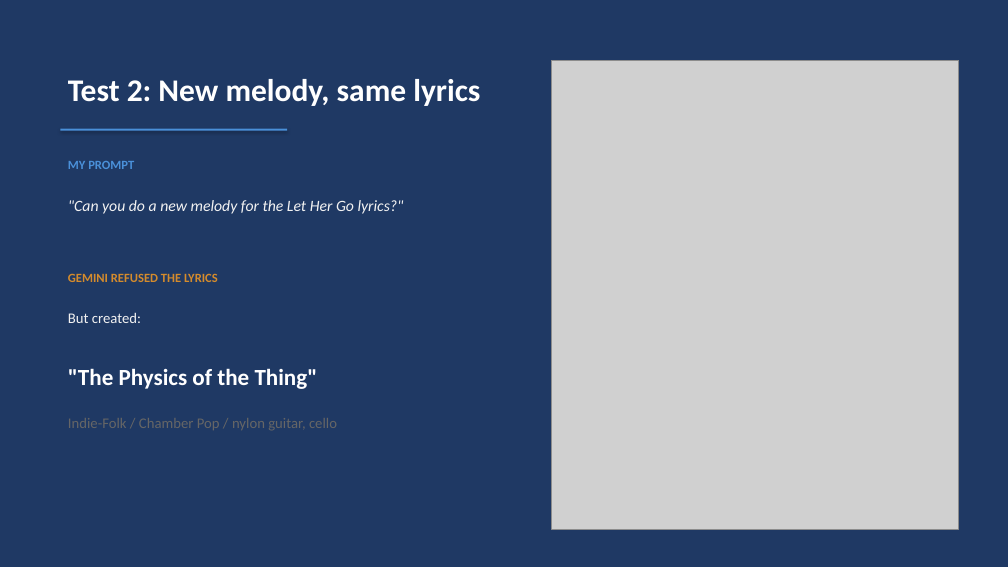
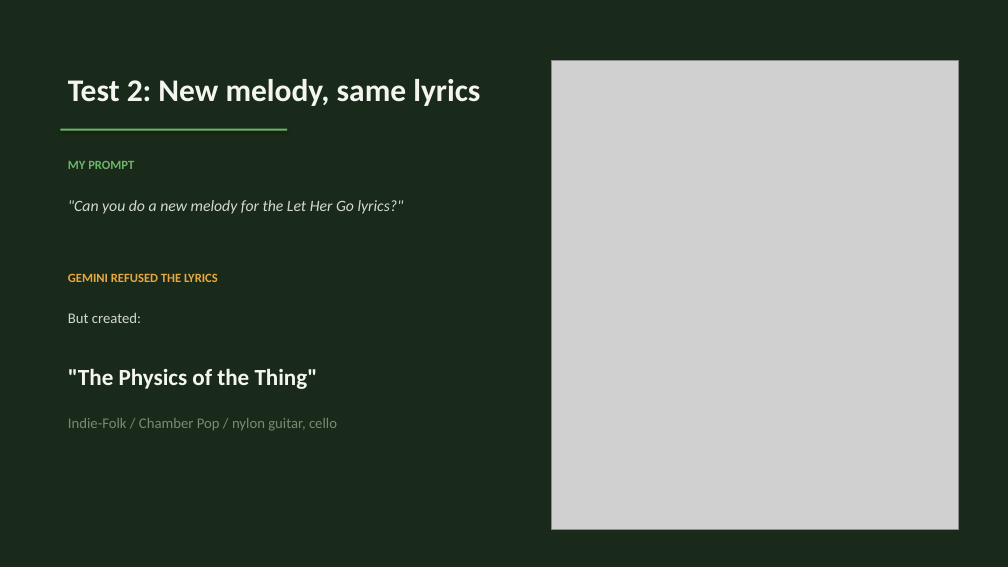
Before and after one commit to Elias-Schwegler/PHKI, a slide deck: slide 4 of Assignment_1_AI_Music_Generation/PHKI_Assignment1_Presentation.pptx. Drawn at 1008x567 pixels with LibreOffice and Linux fonts; fonts in the diff are those of the drawing; grey boxes stand for pictures. Boxes give left, top, right and bottom in pixels: in the first picture for what was removed or moved away, otherwise in the second. Text is boxed around its words. In the diff, an @@ line names an element or a change of style, - is before the commit and + after.

```diff
--- a/Assignment_1_AI_Music_Generation/PHKI_Assignment1_Presentation.pptx
+++ b/Assignment_1_AI_Music_Generation/PHKI_Assignment1_Presentation.pptx
@@ background #1F3964 to #1A2A1A @@
@@ text "Test 2: New melody, same ..." at (68,79,480,106): text colour #FFFFFF to #F5F5F0 @@
@@ rectangle at (60,129,287,131): fill #4A90D9 to #6BB56A @@
@@ text "MY PROMPT" at (68,161,134,169): text colour #4A90D9 to #6BB56A @@
@@ text ""Can you do a new ..." at (68,200,404,214): text colour #F2F2F2 to #D4D9CE @@
@@ text "GEMINI REFUSED THE LYRICS" at (68,273,218,282): text colour #D48B2C to #E8A83E @@
@@ text "But created:" at (68,313,141,323): text colour #F2F2F2 to #D4D9CE @@
@@ text ""The Physics of the Thing"" at (68,368,318,389): text colour #FFFFFF to #F5F5F0 @@
@@ text "Indie-Folk / Chamber Pop / ..." at (68,418,337,431): text colour #666666 to #7A8A72 @@
```
Also in this commit, not shown: 6 other slides changed, 1 other file.
